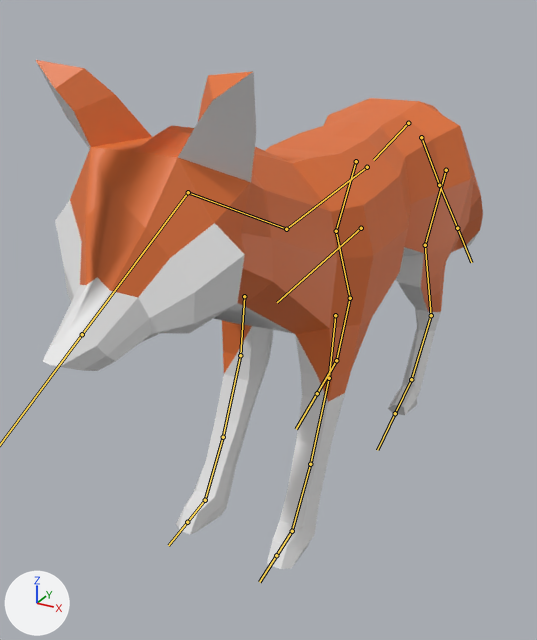
The FBX model WaterTamagochi/app/sampledata/fox.fbx, before and after one commit.
One viewpoint serves both versions: a camera (50 mm lens) standing at (2.44, -6.27, 2.53) and looking at (-0.64, -0.67, -0.27). The axes (+X, +Y, +Z) are drawn at lower left. The lights are the same throughout. The bones that bend it are drawn over the model as lines.
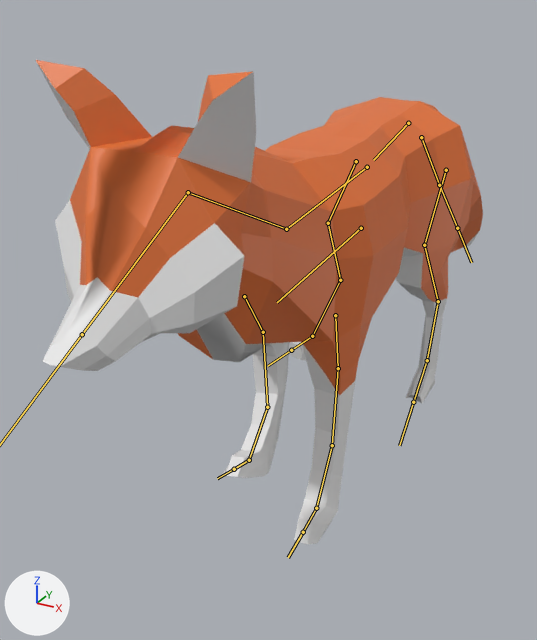
The newer file adds an action. The first version stands in its rest pose; the second is drawn at frame 92 of the action 'Armature|Walk.001'.

What differs and where, as boxes (x1, y1, x2, y2) in the pictures (537 x 640 px):
'Cube', posed: before (36, 60, 483, 569); after (36, 60, 483, 545)
bone 'Bone.015', root to tip: before (335, 315) to (329, 378); after (335, 315) to (338, 368)
bone 'Bone.017', root to tip: before (310, 464) to (292, 531); after (332, 445) to (316, 508)
bone 'Bone.019', root to tip: before (244, 296) to (240, 355); after (244, 296) to (263, 332)
bone 'Bone.020', root to tip: before (240, 355) to (223, 437); after (263, 332) to (267, 407)
bone 'Bone.021', root to tip: before (223, 437) to (205, 500); after (267, 407) to (249, 460)
bone 'Bone.011', root to tip: before (425, 245) to (431, 315); after (424, 245) to (438, 301)
bone 'Bone.012', root to tip: before (431, 315) to (411, 379); after (438, 301) to (427, 360)
bone 'Bone.023', root to tip: before (356, 161) to (336, 231); after (356, 161) to (328, 223)
bone 'Bone.024', root to tip: before (336, 231) to (350, 298); after (328, 223) to (340, 280)
bone 'Bone.025', root to tip: before (350, 298) to (336, 360); after (340, 280) to (312, 336)

What the commit changed:
Bone 'Bone.015' (bone_bone_015) turns from (0, 0, 0) to (-19, 0, 0) degrees about its own x, y and z.
Bone 'Bone.017' (bone_bone_017) turns from (0, 0, 0) to (16, 0, 0) degrees about its own x, y and z.
Bone 'Bone.019' (bone_bone_019) turns from (0, 0, 0) to (-42, -1, 3) degrees about its own x, y and z.
Bone 'Bone.020' (bone_bone_020) turns from (0, 0, 0) to (23, -2, 4) degrees about its own x, y and z.
Bone 'Bone.021' (bone_bone_021) turns from (0, 0, 0) to (44, -1, 2) degrees about its own x, y and z.
Bone 'Bone.011' (bone_bone_011) turns from (0, 0, 0) to (11, 0, -1) degrees about its own x, y and z.
Bone 'Bone.012' (bone_bone_012) turns from (0, 0, 0) to (-12, 0, 1) degrees about its own x, y and z.
Bone 'Bone.023' (bone_bone_023) turns from (0, 0, 0) to (-15, -2, 3) degrees about its own x, y and z.
Bone 'Bone.024' (bone_bone_024) turns from (0, 0, 0) to (23, 1, 1) degrees about its own x, y and z.
Bone 'Bone.025' (bone_bone_025) turns from (0, 0, 0) to (31, 1, -2) degrees about its own x, y and z.
